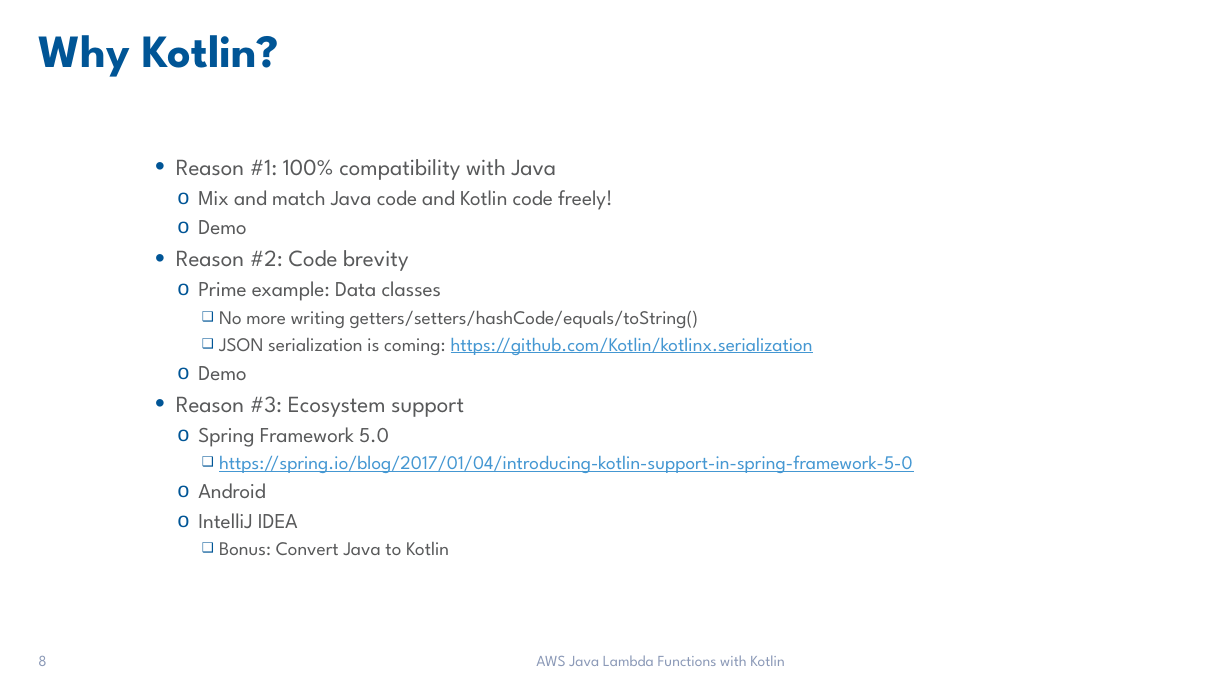
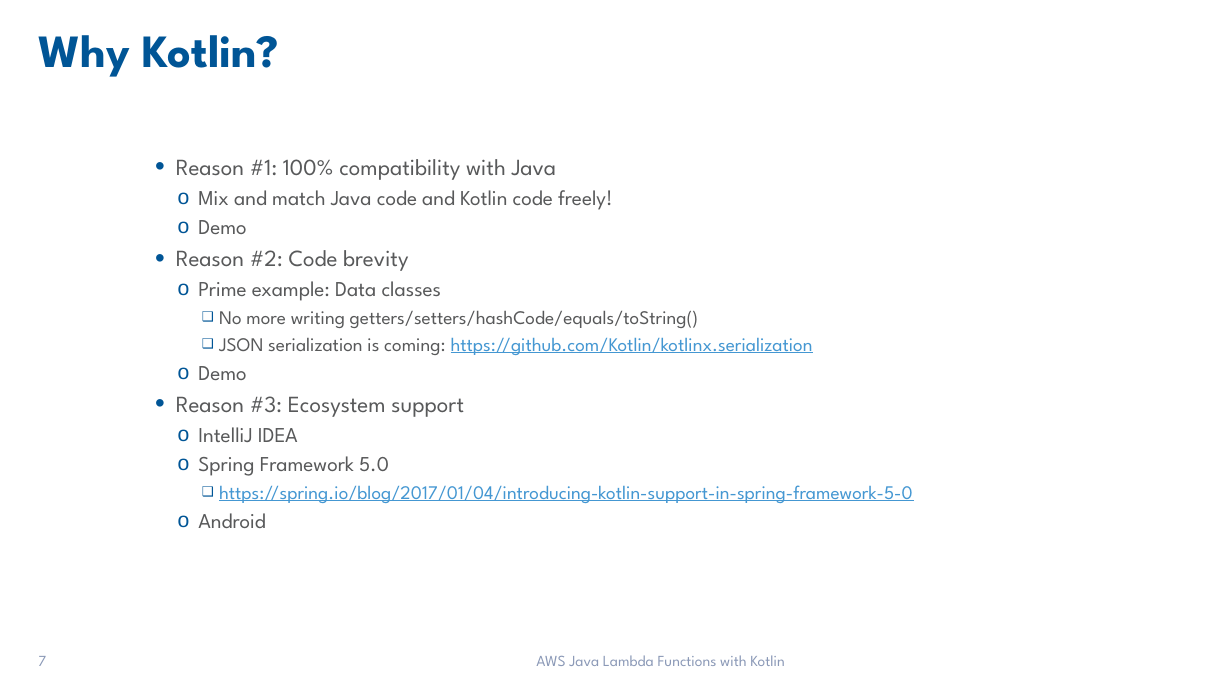
Before and after one commit to jkwuc89/Presentations, a slide deck: slide 7 of AWS Java Lambda Functions with Kotlin.pptx (slide 8 before the commit). Drawn at 1232x693 pixels with LibreOffice and Linux fonts; fonts in the diff are those of the drawing; background and template pictures are left out. Boxes give left, top, right and bottom in pixels: in the first picture for what was removed or moved away, otherwise in the second. Text is boxed around its words. In the diff, an @@ line names an element or a change of style, - is before the commit and + after.

Commit message:
Final version of Dogs and Cats for DogFoodCon, AWS Java Lambda Functions with Kotlin theme update and Ohio DevFest version

```diff
--- a/AWS Java Lambda Functions with Kotlin.pptx
+++ b/AWS Java Lambda Functions with Kotlin.pptx
@@ text at [198, 427, 298, 442]: paragraph added @@
+  o IntelliJ IDEA
@@ text at [198, 513, 449, 555]: paragraphs removed @@
-  o IntelliJ IDEA
-    ❑ Bonus: Convert Java to Kotlin
@@ page number at [38, 656, 46, 666]: text changed @@
-8
+7
```
Also in this commit, not shown: 2 other slides changed, 1 slide removed, 2 other files.
